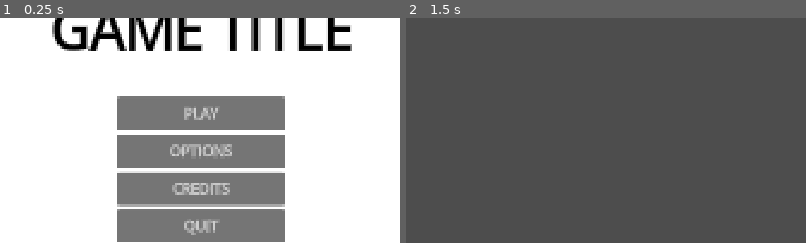
Above: before the commit, frames 1-2 (left to right).
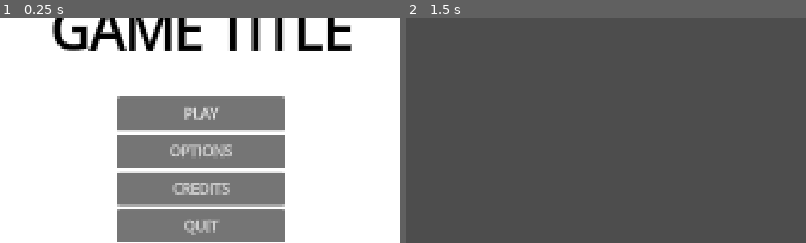
Above: after the commit, the same moments.

Repository: EHilly/Godot-Template-Project
Game: Godot game, scene res://UI/main_menu.tscn
Two runs of this game, one before a commit and one after it. Both use one fixed random seed, a clock stepped at 60 frames per second and the inputs below.
Inputs:
- Up to frame 1 (0.25 s): no input
- Up to frame 2 (1.5 s): click "PLAY" at 0.5 s; tap Enter at 1.25 s; hold Right (right) from 1.28 s (still down); hold Z (primary_action) from 1.28 s (still down)
The pictures show only the part of the screen within x 25-75%, y 28-78%; the shares and areas given below are measured in that part.

The runs differ from the first frame. In frame 1, 0.4% of the frame differs, in the area x 29-72%, y 49-51%; in frame 2, nothing differs.
Error before the commit: Invalid access to property or key 'visibility_changed' on a base object of type 'Nil'. (res://UI/main_menu.gd:18)

Commit message:
Separate audio vs sfx players

Diff:
--- a/Autoloads/AudioAdmin/audio_admin.gd
+++ b/Autoloads/AudioAdmin/audio_admin.gd
@@ -1,32 +1,7 @@
 # This is an autoload named AudioAdmin
 extends Node
 
-const INITIAL_NUM_SOUND_EFFECT_PLAYERS:int = 8
-
-var _active_sound_effect_players:Set = Set.new()
-var _inactive_sound_effect_players:Set = Set.new()
+@export var sfx_player_manager:SfxPlayerManager
 
 func play_sound_effect(stream:AudioStream):
-	var player:AudioStreamPlayer
-	if (_inactive_sound_effect_players.size() == 0):
-		player = _add_sound_effect_player()
-	else:
-		player = _inactive_sound_effect_players.pop()
-
-	_active_sound_effect_players.add(player)
-	player.stream = stream
-	player.play()
-
-func _add_sound_effect_player() -> AudioStreamPlayer:
-	var player := AudioStreamPlayer.new()
-	player.finished.connect(func(): _on_sound_effect_player_finished(player))
-	add_child(player)
-	return player
-
-func _on_sound_effect_player_finished(player:AudioStreamPlayer):
-	_active_sound_effect_players.erase(player)
-	_inactive_sound_effect_players.add(player)
-
-func _ready() -> void:
-	for i in INITIAL_NUM_SOUND_EFFECT_PLAYERS:
-		_inactive_sound_effect_players.add(_add_sound_effect_player())
+	sfx_player_manager.play_sound_effect(stream)
--- a/Autoloads/AudioAdmin/audio_admin.tscn
+++ b/Autoloads/AudioAdmin/audio_admin.tscn
@@ -1,8 +1,23 @@
 [gd_scene format=3 uid="uid://bnj6ffacgsp30"]
 
 [ext_resource type="Script" uid="uid://dpmovvk4mjt2h" path="res://Autoloads/AudioAdmin/audio_admin.gd" id="1_bp10v"]
+[ext_resource type="Script" uid="uid://din2illnrstwe" path="res://Autoloads/AudioAdmin/sfx_player_manager.gd" id="2_v3h5d"]
+[ext_resource type="Script" uid="uid://b650mi6xx5soq" path="res://Autoloads/AudioAdmin/music_player_manager.gd" id="3_fylf4"]
 
-[node name="AudioAdmin" type="Node" unique_id=1703948717]
+[node name="AudioAdmin" type="Node" unique_id=1703948717 node_paths=PackedStringArray("sfx_player_manager")]
 script = ExtResource("1_bp10v")
+sfx_player_manager = NodePath("SfxPlayerManager")
 
-[node name="AudioStreamPlayer" type="AudioStreamPlayer" parent="." unique_id=1965410919]
+[node name="SfxPlayerManager" type="Node" parent="." unique_id=1289014431]
+script = ExtResource("2_v3h5d")
+
+[node name="MusicPlayerManager" type="Node" parent="." unique_id=373564869 node_paths=PackedStringArray("active_music_player", "inactive_music_player")]
+script = ExtResource("3_fylf4")
+active_music_player = NodePath("MusicPlayer1")
+inactive_music_player = NodePath("MusicPlayer2")
+
+[node name="MusicPlayer1" type="AudioStreamPlayer" parent="MusicPlayerManager" unique_id=1624536191]
+bus = &"Music"
+
+[node name="MusicPlayer2" type="AudioStreamPlayer" parent="MusicPlayerManager" unique_id=1683242892]
+bus = &"Music"
--- /dev/null
+++ b/Autoloads/AudioAdmin/music_player_manager.gd
@@ -0,0 +1,32 @@
+class_name MusicPlayerManager
+extends Node
+
+const FULL_VOLUME_DB:float = 0
+const INAUDIBLE_VOLUME_DB:float = -80
+
+@export var active_music_player:AudioStreamPlayer
+@export var inactive_music_player:AudioStreamPlayer
+
+var current_track_fade_out_tween:Tween
+var new_track_fade_in_tween:Tween
+
+#https://freesound.org/people/LittleRobotSoundFactory/sounds/320965/
+#https://freesound.org/people/LittleRobotSoundFactory/sounds/323916/
+
+func play_music(music_stream:AudioStream, crossfade_duration:float = 1):
+	#Fade out the current track
+	current_track_fade_out_tween = TweenUtilities.kill_and_recreate_tween(self, current_track_fade_out_tween)
+	current_track_fade_out_tween.tween_property(active_music_player, "volume_db", INAUDIBLE_VOLUME_DB, crossfade_duration)
+	current_track_fade_out_tween.tween_callback(active_music_player.stop)
+
+	#Fade in the new one
+	inactive_music_player.volume_db = INAUDIBLE_VOLUME_DB
+	new_track_fade_in_tween = TweenUtilities.kill_and_recreate_tween(self, new_track_fade_in_tween)
+	new_track_fade_in_tween.tween_property(inactive_music_player, "volume_db", FULL_VOLUME_DB, crossfade_duration)
+	inactive_music_player.stream = music_stream
+	inactive_music_player.play()
+
+	#Swap the "active" and "inactive" references
+	var old_active_player = active_music_player
+	active_music_player = inactive_music_player
+	inactive_music_player = old_active_player
--- /dev/null
+++ b/Autoloads/AudioAdmin/sfx_player_manager.gd
@@ -0,0 +1,33 @@
+class_name SfxPlayerManager
+extends Node
+
+const INITIAL_NUM_SOUND_EFFECT_PLAYERS:int = 8
+
+var _active_sound_effect_players:Set = Set.new()
+var _inactive_sound_effect_players:Set = Set.new()
+
+func play_sound_effect(stream:AudioStream):
+	var player:AudioStreamPlayer
+	if (_inactive_sound_effect_players.size() == 0):
+		player = _add_sound_effect_player()
+	else:
+		player = _inactive_sound_effect_players.pop()
+
+	_active_sound_effect_players.add(player)
+	player.stream = stream
+	player.play()
+
+func _add_sound_effect_player() -> AudioStreamPlayer:
+	var player := AudioStreamPlayer.new()
+	player.bus = "Sfx"
+	player.finished.connect(func(): _on_sound_effect_player_finished(player))
+	add_child(player)
+	return player
+
+func _on_sound_effect_player_finished(player:AudioStreamPlayer):
+	_active_sound_effect_players.erase(player)
+	_inactive_sound_effect_players.add(player)
+
+func _ready() -> void:
+	for i in INITIAL_NUM_SOUND_EFFECT_PLAYERS:
+		_inactive_sound_effect_players.add(_add_sound_effect_player())
--- a/UI/main_menu.tscn
+++ b/UI/main_menu.tscn
@@ -4,13 +4,15 @@
 [ext_resource type="Texture2D" uid="uid://chp5778a8vayt" path="res://General/Sprites/white_square.png" id="1_p8ccj"]
 [ext_resource type="Theme" uid="uid://ba624b86ssus5" path="res://UI/master_theme.tres" id="2_tk8dj"]
 [ext_resource type="PackedScene" uid="uid://bhgdiqhkva4rt" path="res://UI/credits_submenu.tscn" id="4_4cwpn"]
+[ext_resource type="Script" uid="uid://bxutttvgrbrgu" path="res://UI/submenu.gd" id="5_f40uw"]
 
-[node name="MainMenu" type="CanvasLayer" unique_id=1672638096 node_paths=PackedStringArray("play_button", "options_button", "credits_button", "quit_button")]
+[node name="MainMenu" type="CanvasLayer" unique_id=1672638096 node_paths=PackedStringArray("play_button", "options_button", "credits_button", "quit_button", "credits_submenu")]
 script = ExtResource("1_d8nwk")
 play_button = NodePath("ButtonsAndTitleVBox/PlayButton")
 options_button = NodePath("ButtonsAndTitleVBox/OptionsButton")
 credits_button = NodePath("ButtonsAndTitleVBox/CreditsButton")
 quit_button = NodePath("ButtonsAndTitleVBox/QuitButton")
+credits_submenu = NodePath("CreditsSubmenu")
 
 [node name="BackgroundImage" type="TextureRect" parent="." unique_id=101043291]
 anchors_preset = 15
@@ -81,5 +83,6 @@
 theme_override_font_sizes/font_size = 34
 text = "QUIT"
 
-[node name="CreditsSubmenu" parent="." unique_id=1782850706 instance=ExtResource("4_4cwpn")]
+[node name="CreditsSubmenu" type="CanvasLayer" parent="." unique_id=1782850706 instance=ExtResource("4_4cwpn")]
 visible = false
+script = ExtResource("5_f40uw")
--- /dev/null
+++ b/Utility/tween_utilities.gd
@@ -0,0 +1,7 @@
+class_name TweenUtilities
+extends Node
+
+static func kill_and_recreate_tween(node:Node, tween:Tween) -> Tween:
+	if (tween != null):
+		tween.kill()
+	return node.create_tween()
--- /dev/null
+++ b/default_bus_layout.tres
@@ -0,0 +1,15 @@
+[gd_resource type="AudioBusLayout" format=3 uid="uid://cc21g06aw08kv"]
+
+[resource]
+bus/1/name = &"Music"
+bus/1/solo = false
+bus/1/mute = false
+bus/1/bypass_fx = false
+bus/1/volume_db = 0.0
+bus/1/send = &"Master"
+bus/2/name = &"Sfx"
+bus/2/solo = false
+bus/2/mute = false
+bus/2/bypass_fx = false
+bus/2/volume_db = 0.0
+bus/2/send = &"Master"
Not shown, added: Autoloads/AudioAdmin/music_player_manager.gd.uid
Not shown, added: Autoloads/AudioAdmin/sfx_player_manager.gd.uid
Not shown, added: Utility/tween_utilities.gd.uid
